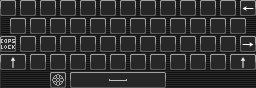
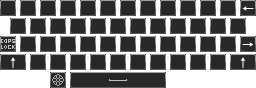
Revision of a layered 256 x 88 image; what changed, layer by layer:
painted on "keyboard.png" over bbox(0, 0, 256, 88)
